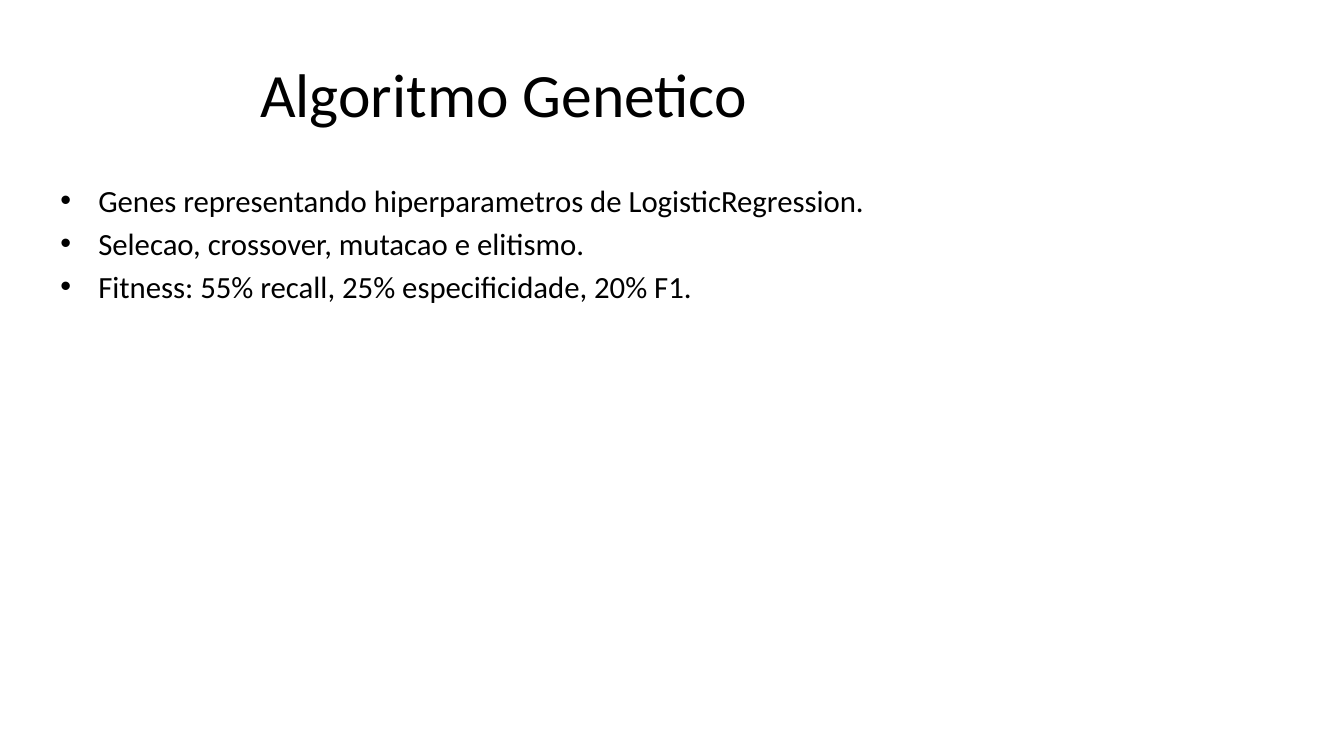
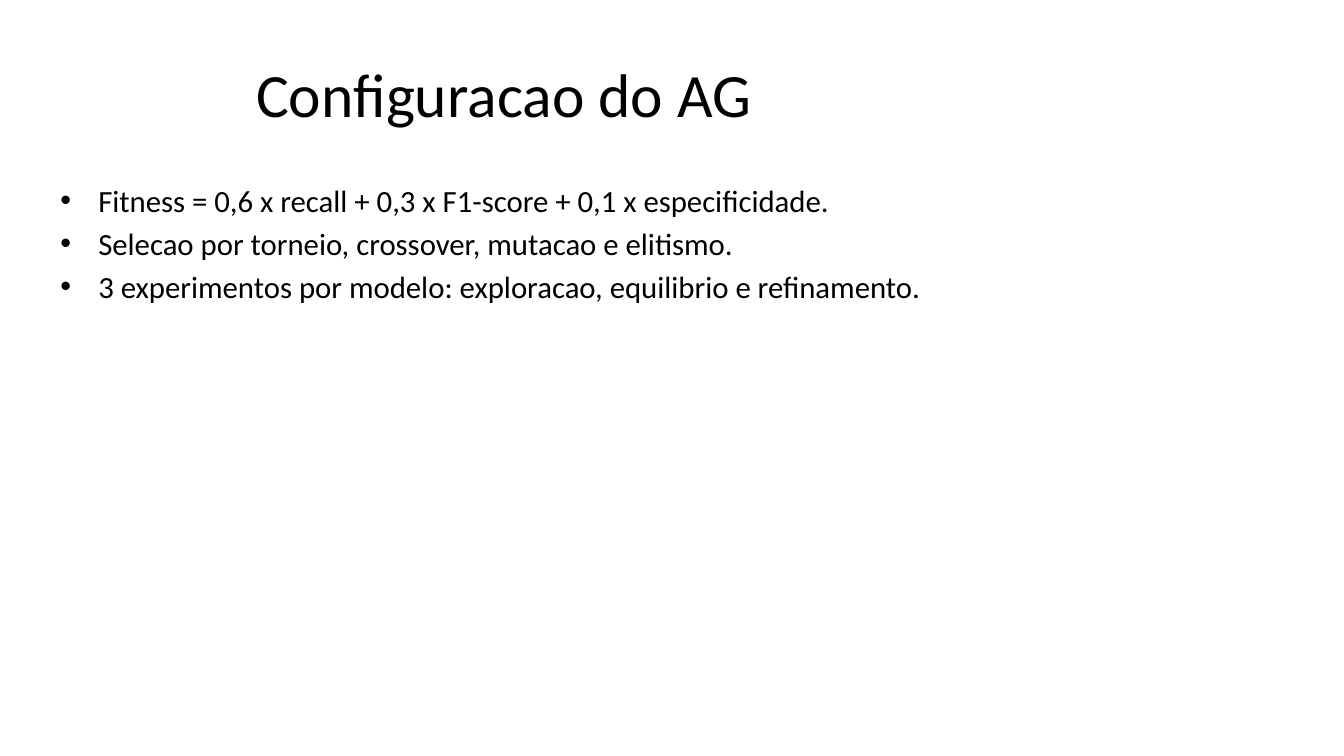
Before and after one commit to DanielNeto1092/tech-challenge-fase2, a slide deck: slide 5 of docs/Apresentacao_Algoritmo_Genetico_Cancer_de_Mama.pptx. Drawn at 1344x756 pixels with LibreOffice and Linux fonts; fonts in the diff are those of the drawing. Boxes give left, top, right and bottom in pixels: in the first picture for what was removed or moved away, otherwise in the second. Text is boxed around its words. In the diff, an @@ line names an element or a change of style, - is before the commit and + after.

Commit message:
Melhoria dos hiperparametros

```diff
--- a/docs/Apresentacao_Algoritmo_Genetico_Cancer_de_Mama.pptx
+++ b/docs/Apresentacao_Algoritmo_Genetico_Cancer_de_Mama.pptx
@@ title at box(256, 74, 751, 128): text changed @@
-Algoritmo Genetico
+Configuracao do AG
@@ text at box(98, 190, 920, 303): text changed @@
-• Genes representando hiperparametros de LogisticRegression.
-• Selecao, crossover, mutacao e elitismo.
-• Fitness: 55% recall, 25% especificidade, 20% F1.
+• Fitness = 0,6 x recall + 0,3 x F1-score + 0,1 x especificidade.
+• Selecao por torneio, crossover, mutacao e elitismo.
+• 3 experimentos por modelo: exploracao, equilibrio e refinamento.
```
Also in this commit, not shown: 5 other slides changed, 10 slides added, 15 slides removed, 28 other files.
